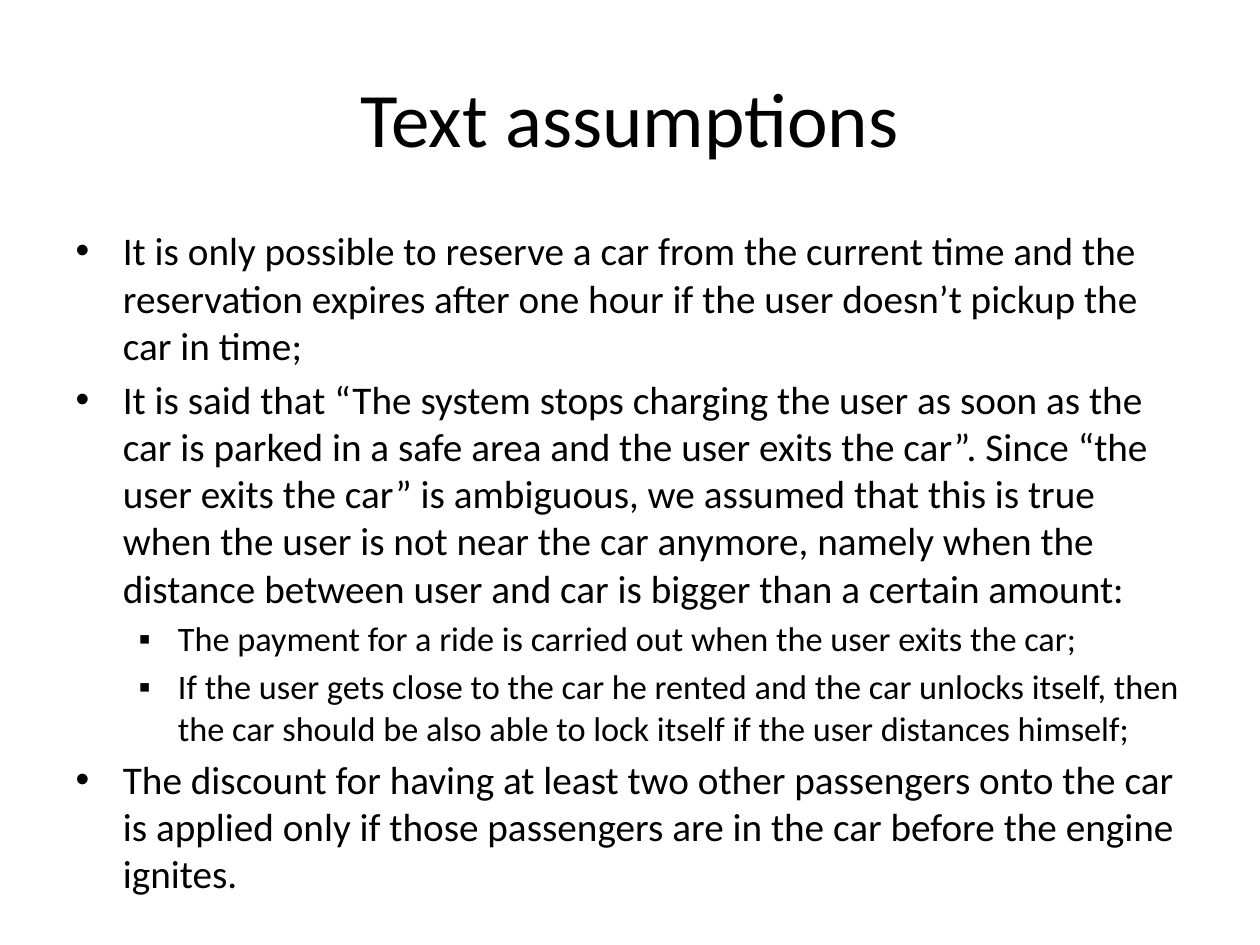
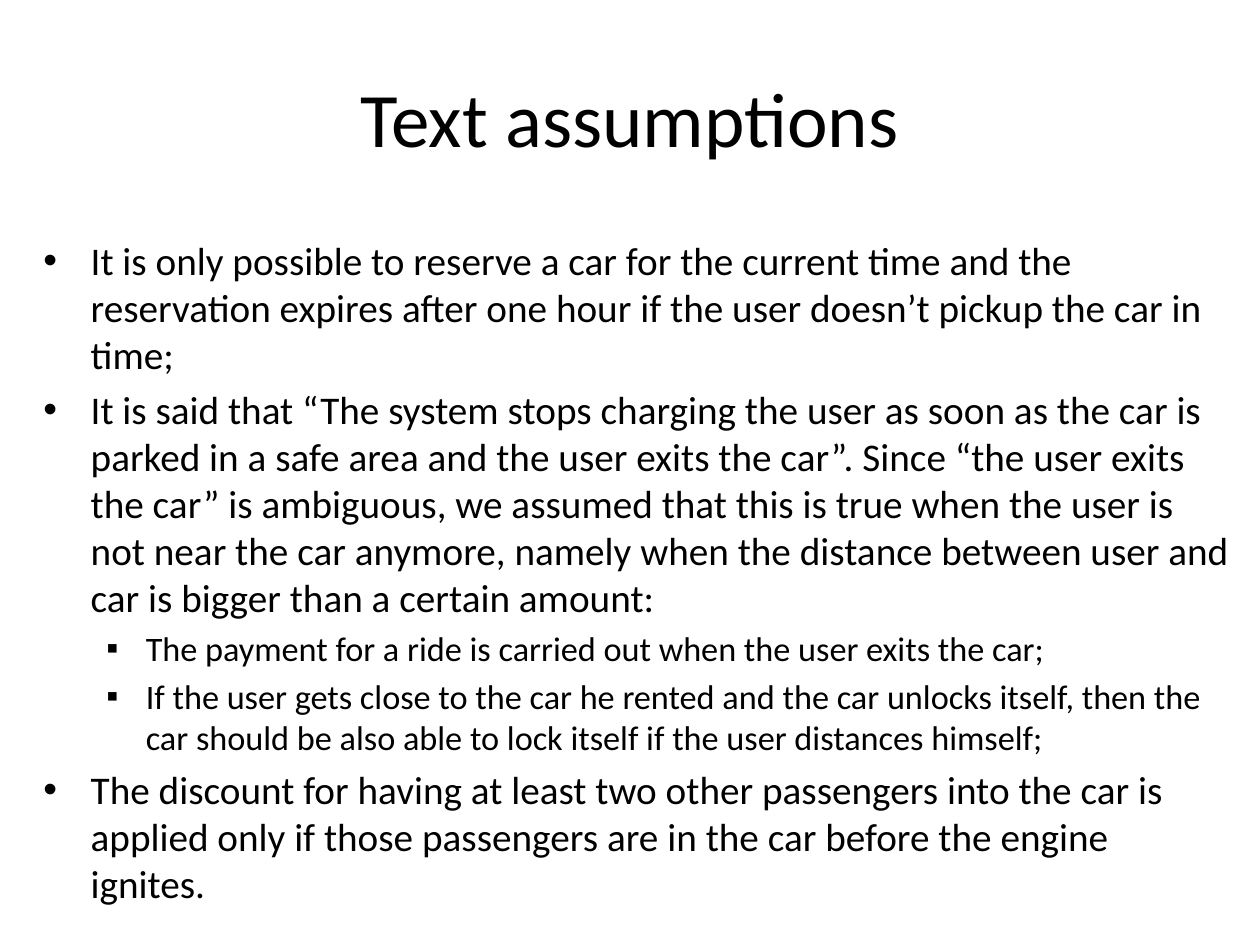
Before and after one commit to cattaneo-riccardo/PowerEnjoy, a slide deck: slide 4 of RASD/presentation/RASD_presentation.pptx. Drawn at 1260x945 pixels with LibreOffice and Linux fonts; fonts in the diff are those of the drawing. Boxes give left, top, right and bottom in pixels: in the first picture for what was removed or moved away, otherwise in the second. Text is boxed around its words. In the diff, an @@ line names an element or a change of style, - is before the commit and + after.

```diff
--- a/RASD/presentation/RASD_presentation.pptx
+++ b/RASD/presentation/RASD_presentation.pptx
@@ text "It is only possible to ..." moved from (x1=123, y1=237, x2=1178, y2=848) to (x1=91, y1=247, x2=1228, y2=905) @@
@@ text at (x1=91, y1=247, x2=1202, y2=374): text changed @@
-• It is only possible to reserve a car from the current time and the reservation expires after one hour if the user doesn’t pickup the car in time;
+• It is only possible to reserve a car for the current time and the reservation expires after one hour if the user doesn’t pickup the car in time;
@@ text at (x1=91, y1=776, x2=1162, y2=905): text changed @@
-• The discount for having at least two other passengers onto the car is applied only if those passengers are in the car before the engine ignites.
+• The discount for having at least two other passengers into the car is applied only if those passengers are in the car before the engine ignites.
```
Also in this commit, not shown: 8 other slides changed, 1 slide removed, 1 other file.
